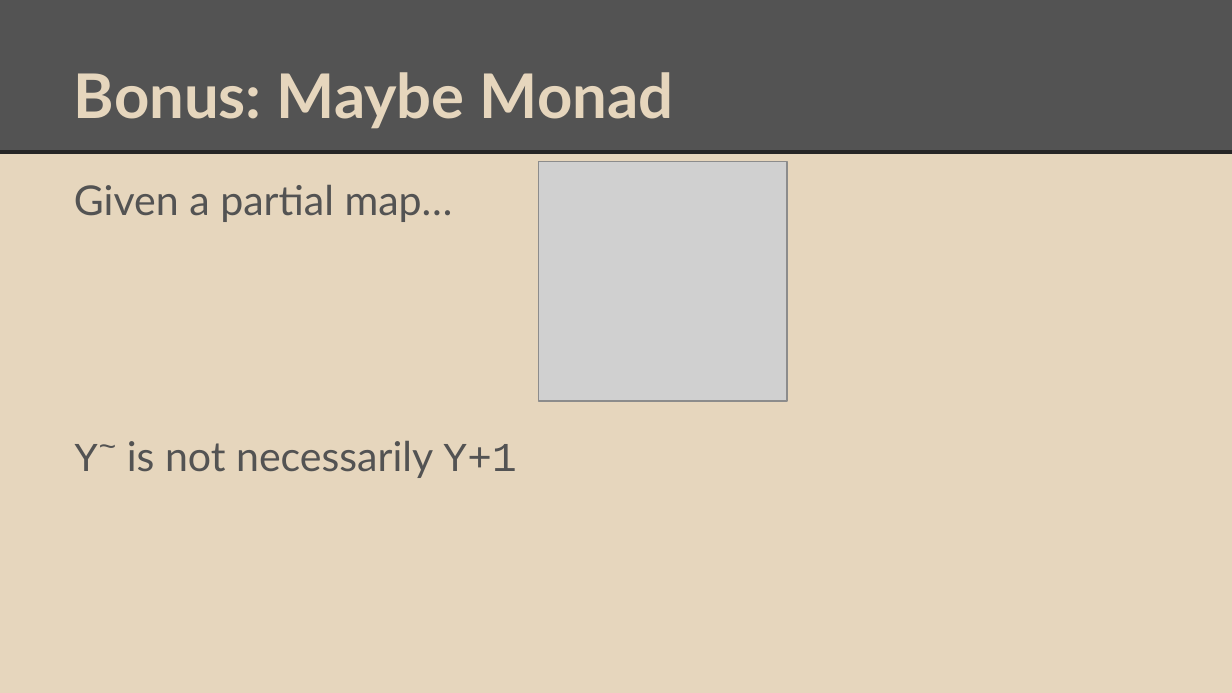
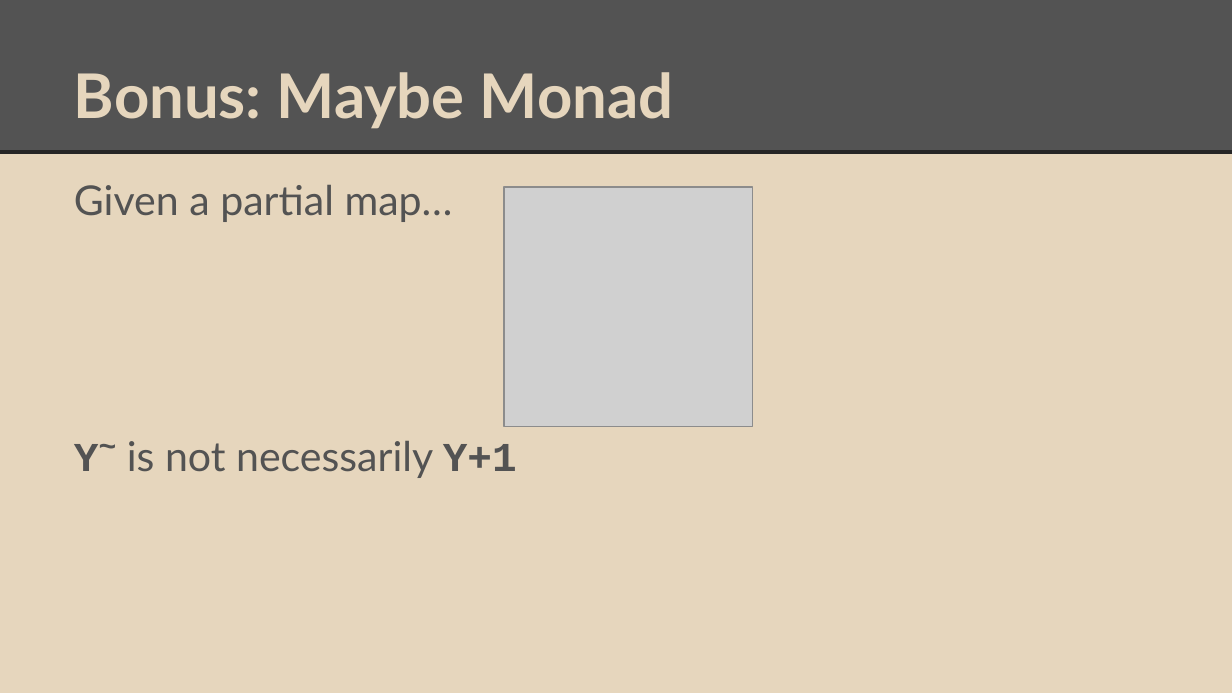
Before and after one commit to degoes-consulting/lambdaconf-2015, a slide deck: slide 31 of speakers/vpatryshev/intuitionistic-type-theory/IntroToIntuitionisticTypeTheory.pptx (slide 27 before the commit). Drawn at 1232x693 pixels with LibreOffice and Linux fonts; fonts in the diff are those of the drawing; grey boxes stand for pictures. Boxes give left, top, right and bottom in pixels: in the first picture for what was removed or moved away, otherwise in the second. Text is boxed around its words. In the diff, an @@ line names an element or a change of style, - is before the commit and + after.

```diff
--- a/speakers/vpatryshev/intuitionistic-type-theory/IntroToIntuitionisticTypeTheory.pptx
+++ b/speakers/vpatryshev/intuitionistic-type-theory/IntroToIntuitionisticTypeTheory.pptx
@@ picture: place and size @@
-picture at bbox=[538, 161, 787, 400]
+picture at bbox=[504, 187, 753, 426]
@@ text at bbox=[74, 441, 517, 478]: bold on in "Y~ Y+1" @@
```
Also in this commit, not shown: 23 other slides changed, 4 slides added.
